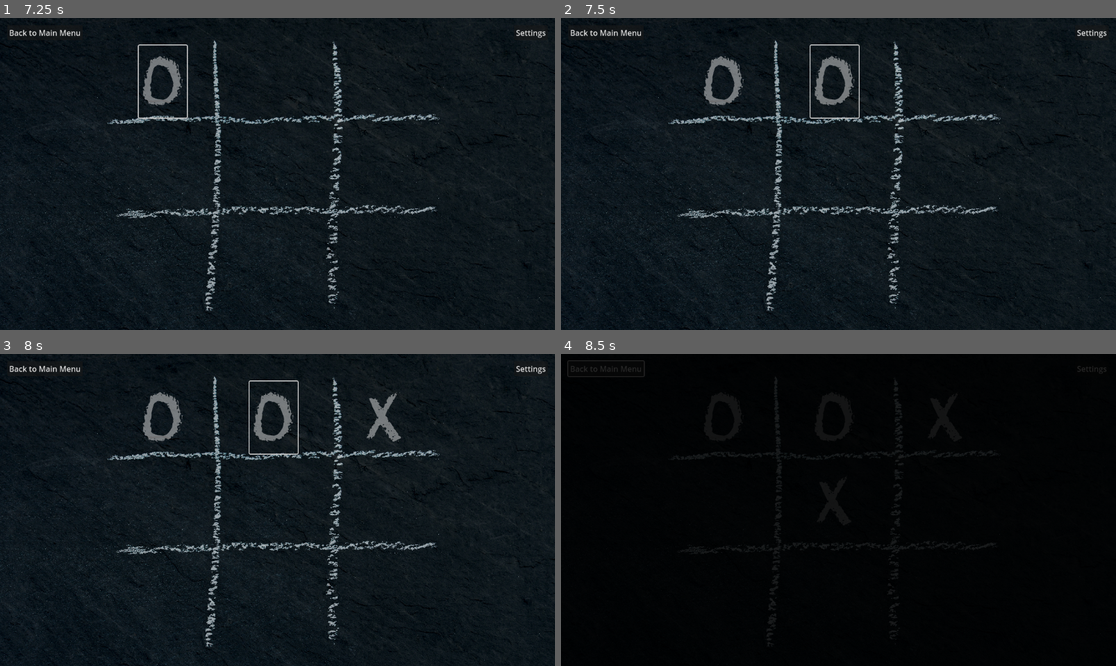
Above: before the commit, frames 1-4 (two rows, left to right).
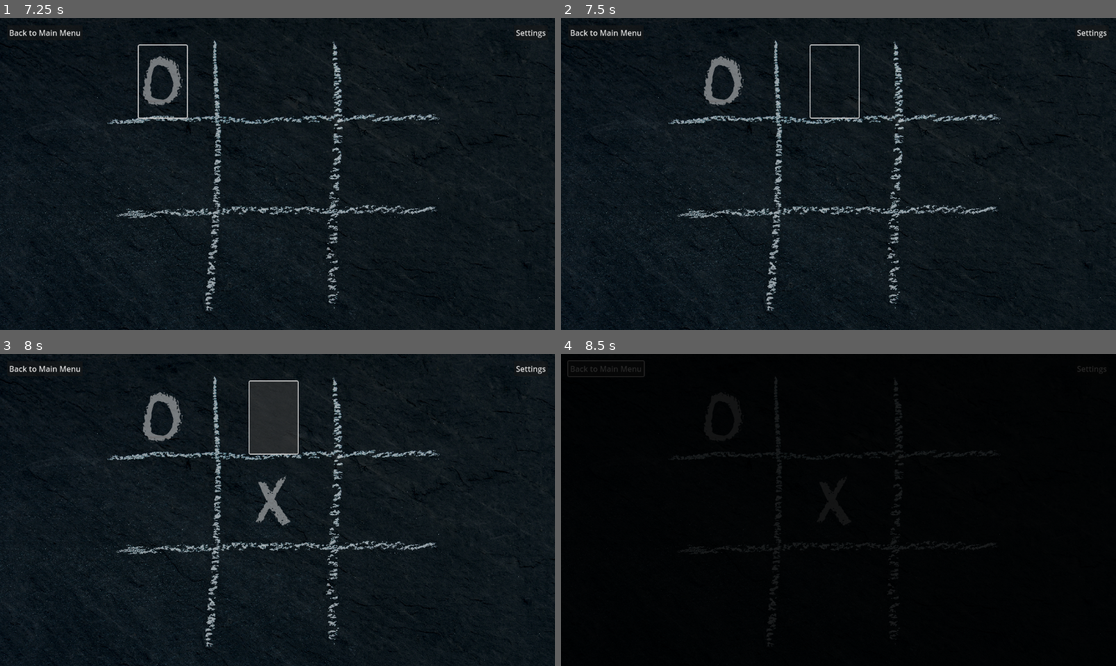
Above: after the commit, the same moments.

Repository: flashguardian13/godot-4-skeleton
Game: Godot game, scene res://scenes/main.tscn
Two runs of this game, one before a commit and one after it. Both use one fixed random seed, a clock stepped at 60 frames per second and the inputs below.
Inputs (mouse positions are in pixels of both pictures, inside the frame that each line leads up to):
- Up to frame 1 (7.25 s): tap Enter at 0.5, 2, 3.5 s; move the mouse to (399, 158) at 0.52 s; tap Space at 1.25, 2.75 s; move the mouse to (166, 189) at 1.27 s; move the mouse to (333, 105) at 2.02 s; move the mouse to (249, 236) at 2.77 s; move the mouse to (444, 220) at 3.52 s; click "New Game" at 4.25 s; click "New Game" at 5 s; click (160, 80) at 5.77 s; click (160, 80) at 6.52 s
- Up to frame 2 (7.5 s): click (832, 80) at 7.27 s
- Up to frame 3 (8 s): no input
- Up to frame 4 (8.5 s): click "Back to Main Menu" at 8 s

Frame 1 is identical in both runs. In frame 2, 0.5% of the frame differs, in the area x 45-53%, y 12-29%; in frame 3, 2.2%, in the area x 44-73%, y 8-56%; in frame 4, less than 0.1%.

Commit message:
bugfix: disallow player making more than one mark per turn

Diff:
--- a/scenes/screens/tic_tac_toe.gd
+++ b/scenes/screens/tic_tac_toe.gd
@@ -64,10 +64,12 @@
 	Music.get_player().cross_fade_to(BG_MUSIC_PATH)
 	# Now that everything is configured, go ahead and update the board.
 	_on_board_state_changed()
+	# Player plays first.
+	_enable_all_unmarked()
 
 func _on_board_state_changed() -> void:
+	print("[TicTacToe] _on_board_state_changed()")
 	_update_marks_from_state()
-	_enable_all_unmarked()
 	# Only show the reset button when the current game is done
 	$UI/ResetButton.visible = (GameState.get_winner() != " ")
 
@@ -115,9 +117,15 @@
 	var player:AudioStreamPlayer2D = board_marks[1][1].get_node("AudioStreamPlayer2D")
 	player.stream = board_erase_sound
 	player.play()
+	# Player plays first.
+	_enable_all_unmarked()
 
 func _on_board_marked(x:int, y:int, symbol:String) -> void:
 	print("[TicTacToe] _on_board_marked(%s, %s, %s)" % [x, y, symbol])
+	# Did the player just take their turn? If so, immediately stop listening for
+	# mark presses.
+	if symbol == "O":
+		_disable_all_marks()
 	# Update the game state by marking the given square for the given player
 	GameState.set_mark(x, y, symbol)
 	# Check for game over
